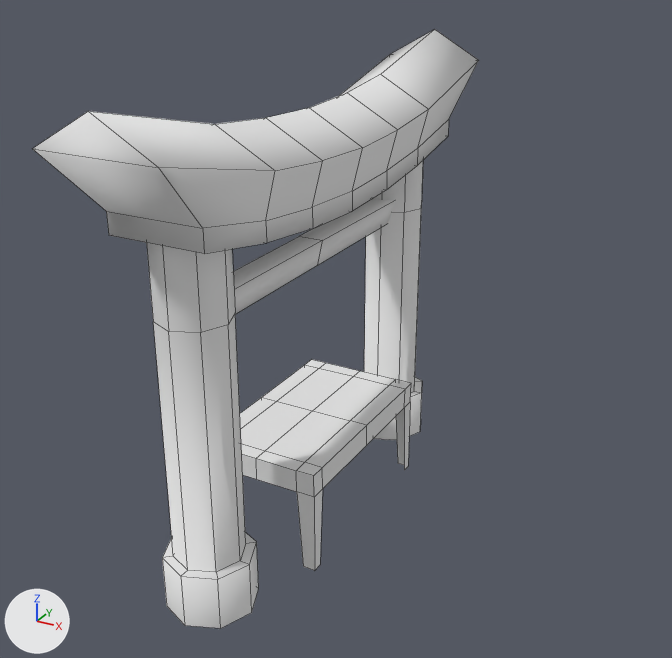
The Blender file Mythos High/Assets/Resources/3D/shrine.blend, before and after one commit.
Before and after are seen from a camera (50 mm lens) standing at (1.84, -3.13, 2.44) and looking at (0.11, 0.01, 0.87). Every picture has the same lights, and +X, +Y and +Z are marked at lower left. Mesh edges are drawn as thin lines.

Before the edit, the objects in view are built like this:
```python
me_cube = bpy.data.meshes.new('Cube')
me_cube.from_pydata(...)  # 106 vertices, 80 faces; spans x -0.27..0.27, y -1.2..0.0, z 0.0..1.96
me_cube.materials.append(mat_material)  # white #e7e7e7
ob_cube = bpy.data.objects.new('Cube', me_cube)
ob_cube.location = (0.0, 0.0, 0.0)
_m = ob_cube.modifiers.new('Mirror', 'MIRROR')
_m.use_axis = (False, True, False)
_m.use_clip = True
```
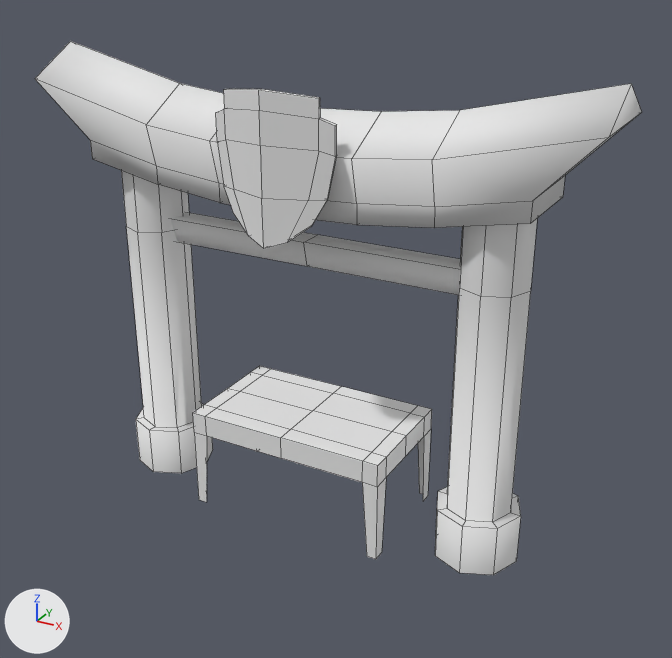
Commit message: shrine update

What differs and where, as boxes (x1, y1, x2, y2) in the pictures (672 x 658 px; the box of a moved part takes in the faces that stretch with it):
'Cube', reshaped, moved, turned, modifiers changed: before (33, 29, 479, 628); after (35, 41, 642, 575)
part 1 of me_cube, moved or reshaped: before (147, 161, 423, 628); after (435, 219, 537, 575)
part 2 of me_cube, added: after (121, 170, 213, 473)
part 3 of me_cube, added: after (193, 366, 432, 559)
part 4 of me_cube, added: after (35, 41, 642, 228)
part 5 of me_cube, added: after (216, 89, 337, 249)
part 6 of me_cube, deleted: before (240, 359, 411, 571)
part 7 of me_cube, deleted: before (33, 29, 479, 254)
part 8 of me_cube, deleted: before (233, 198, 394, 314)
part 9 of me_cube, added: after (171, 212, 460, 295)

The change, as a list of edits to the scene's bpy script:
```text
Change me_cube:
    used by ob_cube; location = (0.0, 0.0, 0.0)
    verts and faces of me_cube; kept vertices keep their numbers, new ones are numbered from 106
    remove me_cube.from_pydata(...)  # 106 vertices, 80 faces; spans x -0.27..0.27, y -1.2..0.0, z 0.0..1.96
    add me_cube.from_pydata(...)  # 240 vertices, 204 faces; spans x -1.2..1.2, y -1.6..0.36, z -0.59..0.03
    me_cube part 1: the loose piece of 40 vertices spanning x -0.18..0.18, y -0.97..-0.61, z 0.0..1.52 is multiplied about its middle by the matrix ((0.0, -1.0, 0.0), (0.0, 0.0, 1.0), (-1.0, 0.0, 0.0)), then moved by (0.79, -0.05, -1.08)
    me_cube part 2: the loose piece of 40 vertices spanning x -0.18..0.18, y -0.97..-0.61, z 0.0..1.52 is copied, and the copy is multiplied about its middle by the matrix ((0.0, 1.0, 0.0), (0.0, 0.0, 1.0), (-1.0, 0.0, 0.0)), then moved by (-0.79, -0.05, -1.08); it spans x -0.97..-0.61, y -1.6..-0.08, z -0.51..-0.14
    me_cube part 3: a new loose piece of 53 vertices spanning x -0.45..0.45, y -1.6..-1.15, z -0.59..-0.06, in mat_material (white #e7e7e7)
    me_cube part 4: a new loose piece of 49 vertices spanning x -1.2..1.2, y -0.21..0.36, z -0.56..-0.09, in mat_material (white #e7e7e7)
    me_cube part 5: a new loose piece of 46 vertices spanning x -0.26..0.26, y -0.29..0.29, z -0.09..0.03, in mat_material (white #e7e7e7)
    me_cube part 6: the loose piece of 30 vertices spanning x -0.27..0.27, y -0.45..0.0, z 0.0..0.45 is deleted
    me_cube part 7: the loose piece of 28 vertices spanning x -0.23..0.23, y -1.2..0.0, z 1.39..1.96 is deleted
    me_cube part 8: the loose piece of 8 vertices spanning x -0.06..0.06, y -0.79..0.0, z 1.14..1.25 is deleted
    me_cube part 9
    add verts[106] = (-0.79, -0.46, -0.29)
    add verts[107] = (-0.79, -0.46, -0.36)
    add verts[108] = (-0.79, -0.35, -0.27)
    add verts[109] = (-0.79, -0.35, -0.38)
    add for new, old in zip([*range(110, 114)], [*range(106, 110)]): verts[new] = verts[old] + (0.79, 0.0, 0.0)
    add for new, old in zip([*range(114, 118)], [*range(110, 114)]): verts[new] = verts[old] + (0.79, 0.0, 0.0)
    add faces += [(110, 114, 116, 112), (111, 113, 117, 115), (110, 111, 115, 114), (112, 116, 117, 113), (106, 110, 112, 108), (107, 109, 113, 111)]  # smooth
    add faces += [(106, 107, 111, 110), (108, 112, 113, 109)]  # smooth
Change ob_cube:
    remove _m = ob_cube.modifiers.new('Mirror', 'MIRROR')
    remove _m.use_axis = (False, True, False)
    remove _m.use_clip = True
    ob_cube.location: (0.0, 0.0, 0.0) -> (0.0, -0.324, 1.603)
    ob_cube.rotation_euler: (0.0, 0.0, 0.0) -> (1.571, 0.0, 0.0)  # degrees (0, 0, 0) -> degrees (90, 0, 0)
```
